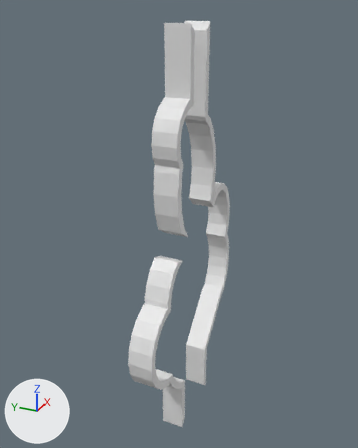
The FBX model Assets/Models/Levels/Connecting Area_Walls.fbx, before and after one commit.
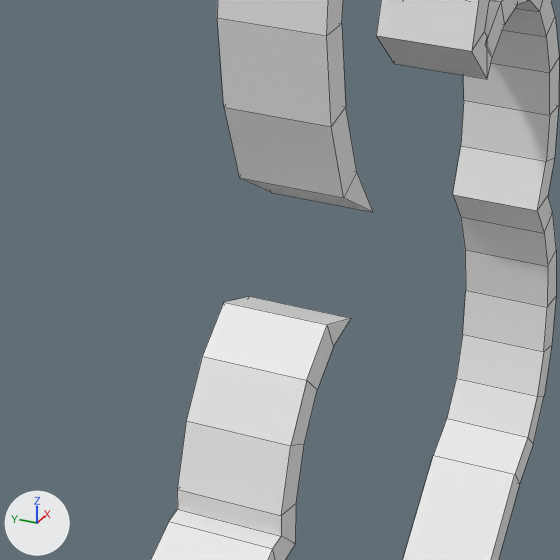
Each version is shown whole from a 50 mm camera at (-1.738, -0.797, 1.003) aimed at (0.021, -0.005, 0.123), then close up on the part from 29% to 64% of the width and 42% to 70% of the height. The lights are fixed; the arrows at lower left show +X, +Y and +Z. The close-ups show mesh edges as thin lines. Where no turn or scale is listed for an object, it has been applied to the vertices.

The scene before the commit, as lines of its bpy script (objects in view):
```python
me_cylinder = bpy.data.meshes.new('Cylinder')
me_cylinder.from_pydata(...)  # 252 vertices, 218 faces; spans x -0.44..0.44, y -0.1..0.0, z -0.84..0.92
me_cylinder.materials.append(mat_puzzleconnector)  # white #e7e7e7
ob_cylinder = bpy.data.objects.new('Cylinder', me_cylinder)
ob_cylinder.location = (0.0, 0.0, 0.0)
```
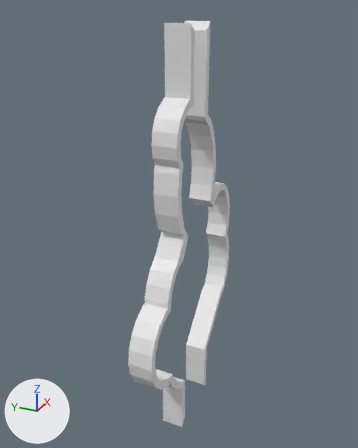
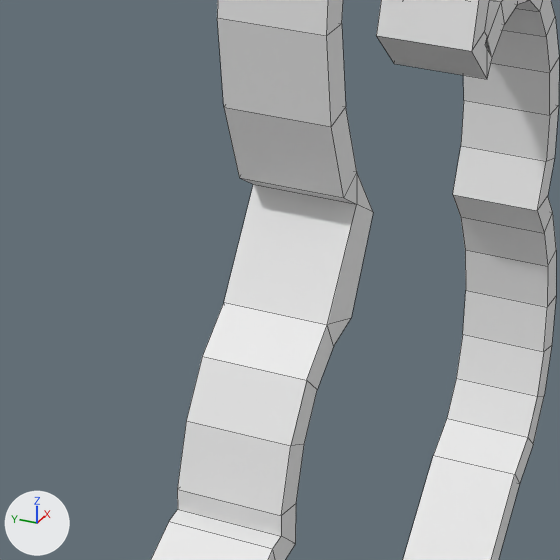
Commit message: Final puzzle in connecting area WIP

What differs and where, as boxes (x1, y1, x2, y2) in the close-ups (560 x 560 px):
part 1 of me_cylinder, built on
    before: (241, 172, 373, 212)
    after: (224, 172, 373, 325)

The change, as a list of edits to the scene's bpy script:
```text
Change me_cylinder:
    used by ob_cylinder; location = (0.0, 0.0, 0.0)
    remove me_cylinder.from_pydata(...)  # 252 vertices, 218 faces; spans x -0.44..0.44, y -0.1..0.0, z -0.84..0.92
    add me_cylinder.from_pydata(...)  # 254 vertices, 224 faces; spans x -0.44..0.44, y -0.1..0.0, z -0.84..0.92
    me_cylinder part 1
    3 faces are deleted
    2 vertices are added at (-0.14, 0.0, 0.16), (-0.14, -0.1, 0.16)
    9 new faces join them
```
